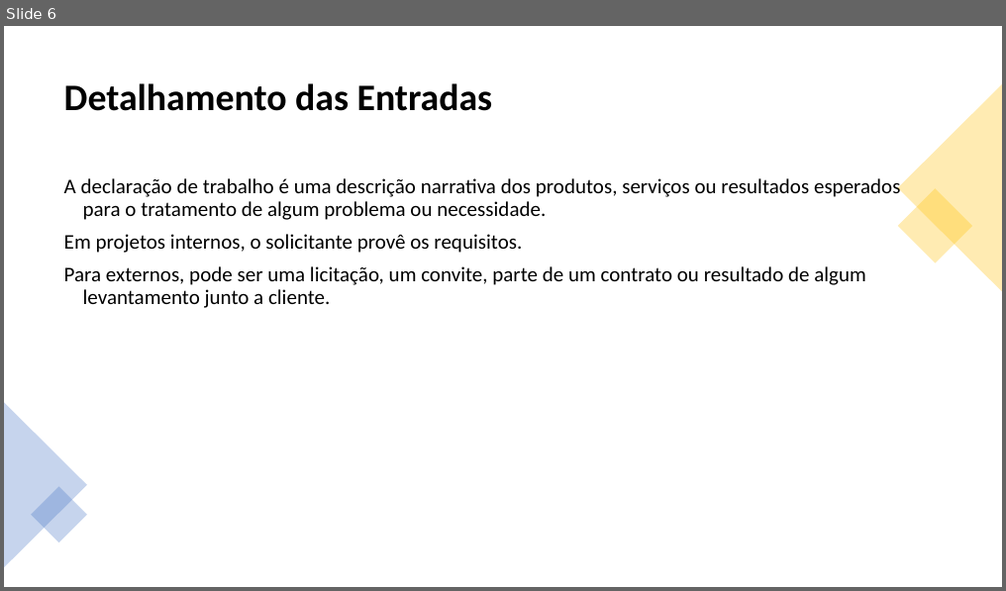
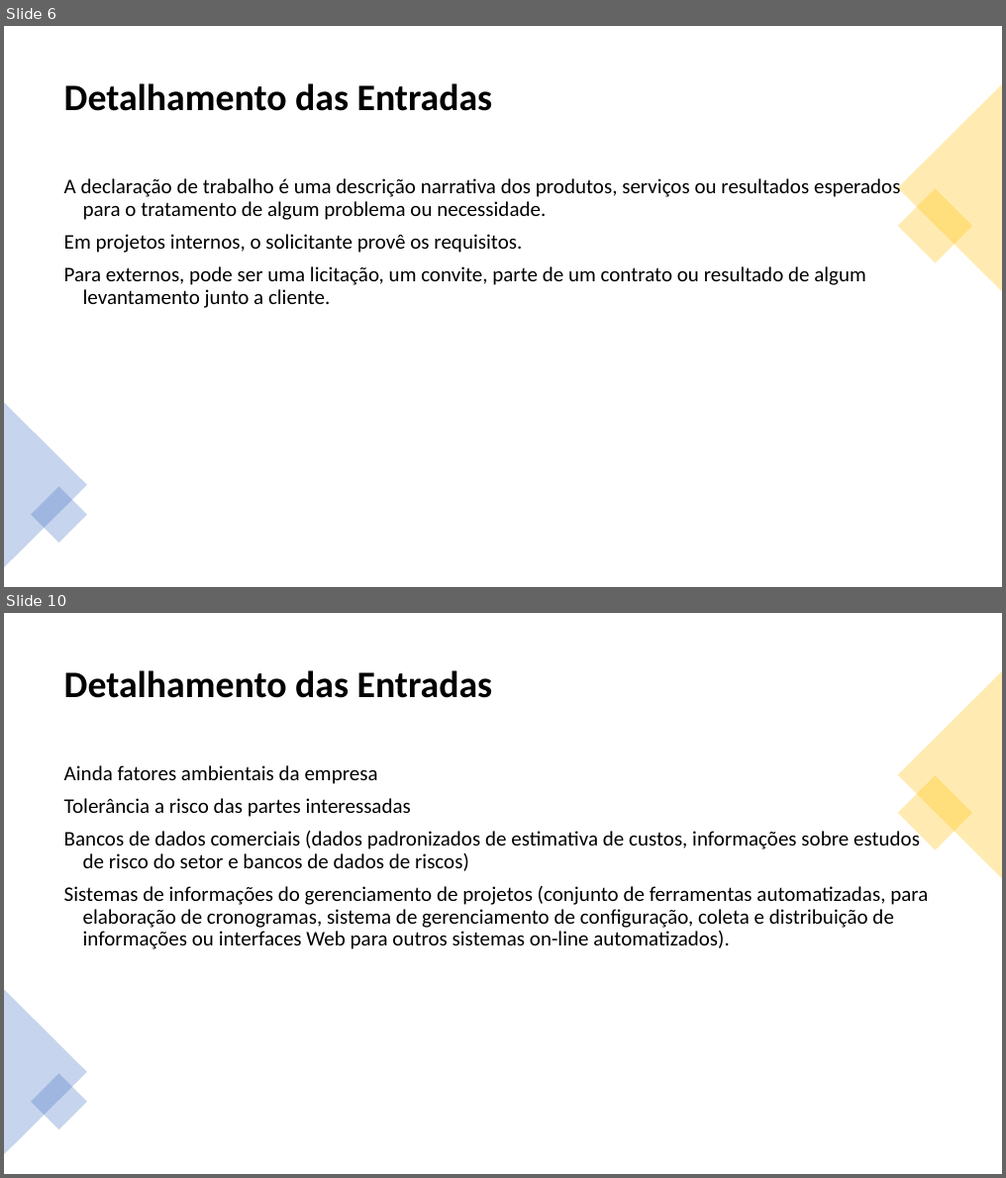
Before and after one commit to jharbes/ADMINISTRACAO-DE-REDES, a slide deck: RELATORIO PROVA P2/relatorio-pmbok-capitulo4-jharbes.pptx. Shown one above the other, each under a label of ours: slide 6 before the commit, slides 6 and 10 after it; the slides between them are not shown. The pictures are 1006x591 and 1006x1178 pixels, drawn with LibreOffice and Linux fonts; fonts in the diff are those of the drawing. Boxes give left, top, right and bottom in pixels: in the first picture for what was removed or moved away, otherwise in the second. Text is boxed around its words. In the diff, an @@ line names an element or a change of style, - is before the commit and + after.

```diff
--- a/RELATORIO PROVA P2/relatorio-pmbok-capitulo4-jharbes.pptx
+++ b/RELATORIO PROVA P2/relatorio-pmbok-capitulo4-jharbes.pptx
@@ slide 10 added at bbox=[4, 613, 1002, 1174], background #FFFFFF @@
@@ title added at bbox=[64, 670, 493, 698], 36 pt, text #000000, bold @@
+Detalhamento das Entradas
@@ triangle added at bbox=[898, 671, 1002, 878], fill #FFC000 at 30% opacity @@
@@ text added at bbox=[64, 765, 928, 950], 20 pt, text #000000 @@
+Ainda fatores ambientais da empresa
+Tolerância a risco das partes interessadas
+Bancos de dados comerciais (dados padronizados de estimativa de custos, informações sobre estudos de risco do setor e bancos de dados de riscos)
+Sistemas de informações do gerenciamento de projetos (conjunto de ferramentas automatizadas, para elaboração de cronogramas, sistema de gerenciamento de configuração, coleta e distribuição de informações ou interfaces Web para outros sistemas on-line automatizados).
@@ rectangle added at bbox=[898, 775, 973, 851], fill #FFC000 at 30% opacity @@
@@ triangle added at bbox=[4, 989, 87, 1155], fill #4472C4 at 30% opacity @@
@@ rectangle added at bbox=[31, 1073, 87, 1130], fill #4472C4 at 30% opacity @@
```
Also in this commit, not shown: 3 other slides added.
